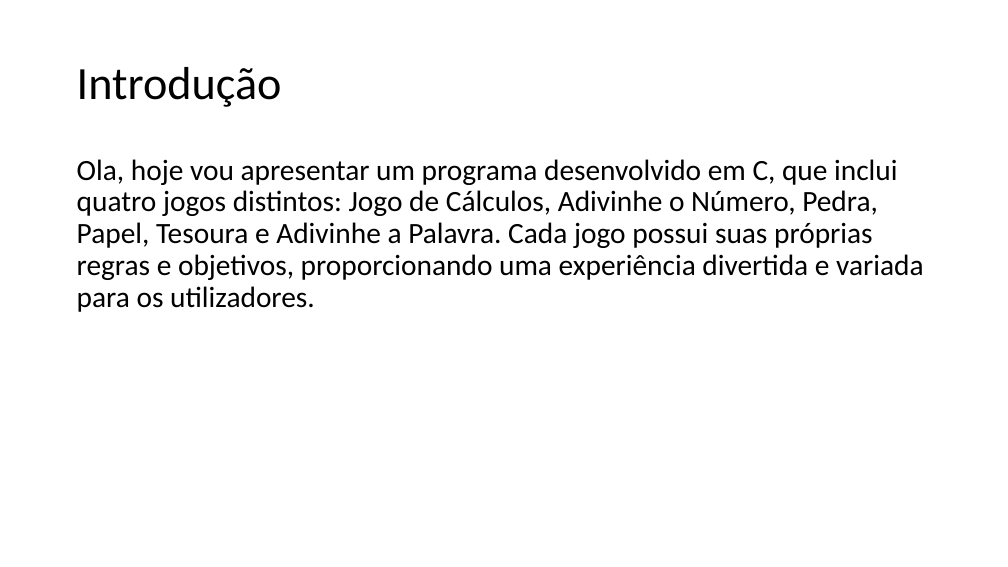
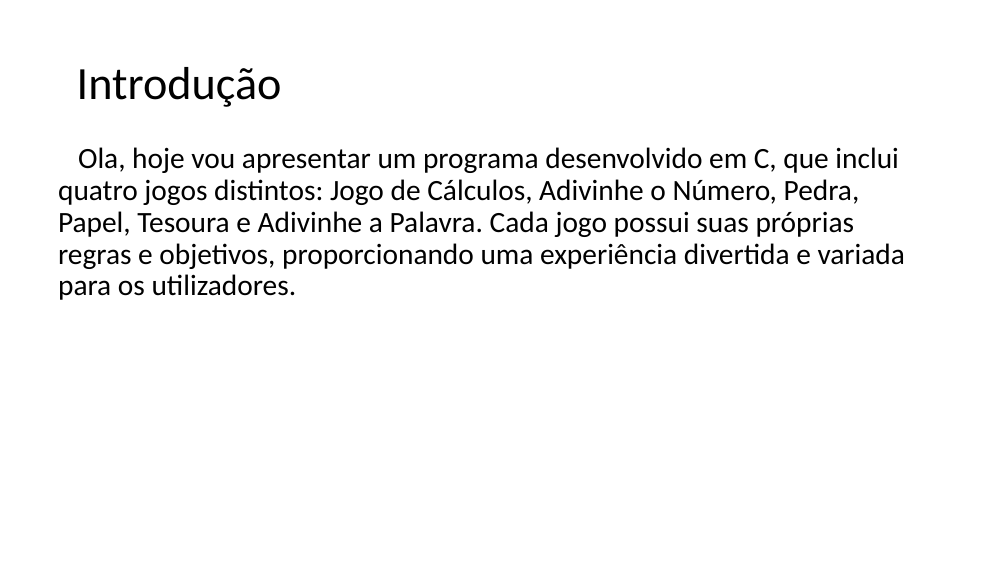
Before and after one commit to hionjk/c-games, a slide deck: slide 3 of Jogos_em_c.pptx. Drawn at 1008x567 pixels with LibreOffice and Linux fonts; fonts in the diff are those of the drawing. Boxes give left, top, right and bottom in pixels: in the first picture for what was removed or moved away, otherwise in the second. Text is boxed around its words. In the diff, an @@ line names an element or a change of style, - is before the commit and + after.

```diff
--- a/Jogos_em_c.pptx
+++ b/Jogos_em_c.pptx
@@ text "Ola, hoje vou apresentar um ...": place and size @@
-text "Ola, hoje vou apresentar um ..." at [77,159,923,312]
+text "Ola, hoje vou apresentar um ..." at [58,147,905,300]
@@ text "Ola, hoje vou apresentar um ..." at [58,147,905,300]: indent changed @@
```
Also in this commit, not shown: 8 other slides changed, 1 slide added.
